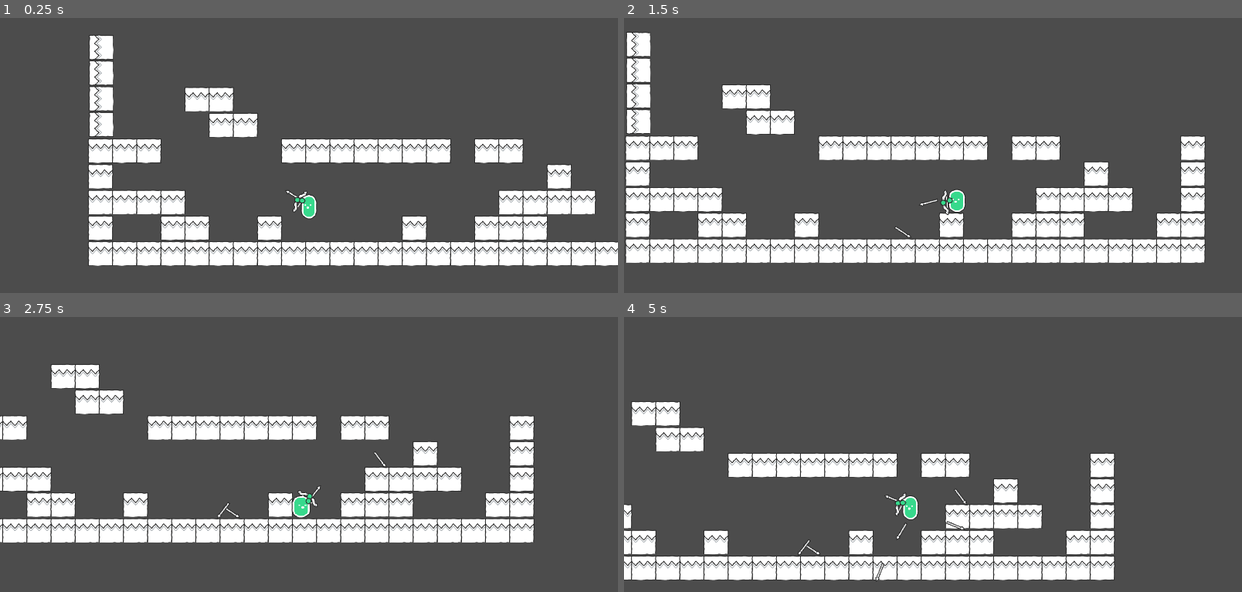
Above: before the commit, frames 1-4 (two rows, left to right).
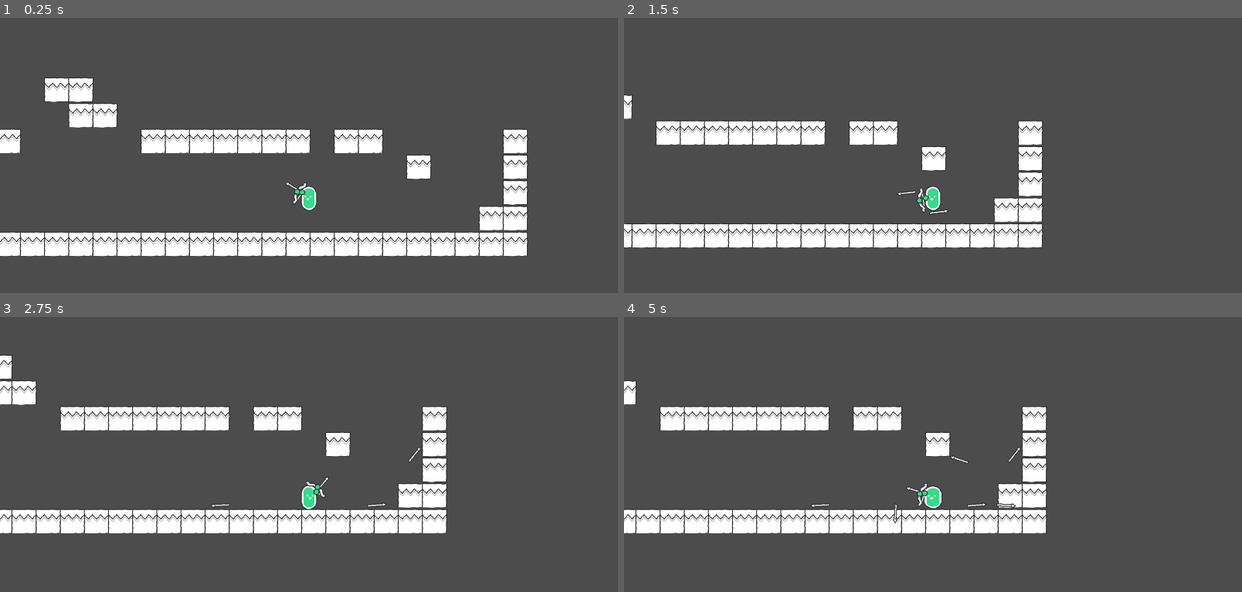
Above: after the commit, the same moments.

Repository: pstupka/scribble-royale
Game: Godot game, scene res://src/levels/Main.tscn
Same seed, same stepped clock (60 frames per second), same inputs: the game is played once before the commit and once after it.
Inputs (mouse positions are in pixels of both pictures, inside the frame that each line leads up to):
- Up to frame 1 (0.25 s): no input
- Up to frame 2 (1.5 s): move the mouse to (1068, 180) at 0.52 s; hold D (move_right) from 0.53 s (still down); tap Space (shoot) at 0.6, 1.35 s; tap W (jump) at 0.77 s; move the mouse to (809, 216) at 1.27 s
- Up to frame 3 (2.75 s): tap W (jump) at 1.52 s; move the mouse to (370, 418) at 2.02 s; release D (move_right) at 2.03 s; hold A (move_left) from 2.03 s (still down); tap Space (shoot) at 2.1 s
- Up to frame 4 (5 s): move the mouse to (902, 570) at 2.77 s; release A (move_left) at 2.78 s; hold D (move_right) 2.78-4.28 s; tap Space (shoot) at 2.85, 3.6, 4.35 s; tap W (jump) at 3.02, 3.77, 4.52 s; move the mouse to (1118, 550) at 3.52 s; move the mouse to (747, 443) at 4.27 s; hold A (move_left) from 4.28 s (still down)

The runs differ from the first frame. In frame 1, 23% of the frame differs, in the area x 0-100%, y 6-91%; in frame 2, 26%, in the area x 0-95%, y 5-90%; in frame 3, 20%; in frame 4, 25%.

Commit message:
Add prototype for Bow

Diff:
--- a/project.godot
+++ b/project.godot
@@ -10,9 +10,13 @@
 
 [application]
 
-config/name="# 177 - Where Is The Target"
+config/name="Scribble Royale"
 run/main_scene="res://src/levels/Main.tscn"
 config/icon="res://icon.png"
+
+[autoload]
+
+Utils="*res://src/globals/utils.gd"
 
 [display]
 
--- a/src/Arrow.gd
+++ b/src/Arrow.gd
@@ -1,23 +1,19 @@
-extends Area2D
+extends RigidBody2D
 
-var shot = false
-var velocity = Vector2(1, 0)
+var contact_point
 
 func _ready() -> void:
-	gravity = gravity * 10
-	$CollisionShape2D.disabled = true
+	pass
 
-func _physics_process(delta: float) -> void:
-	if shot:
-		velocity.y += gravity * delta
-		position += velocity * delta
-		rotation = velocity.angle()
-
-func shoot(vel) -> void:
-	$CollisionShape2D.disabled = false
-	velocity = vel
-	shot = true
-
+func _process(delta: float) -> void:
+	pass
+#	$ArrowSprite.rotation = linear_velocity.angle()
+#	$CollisionShape2D.rotation = linear_velocity.angle()
 
 func _on_Arrow_body_entered(body: Node) -> void:
-	if body.is_in_group("Tile"): set_physics_process(false)
+	set_deferred("mode", RigidBody2D.MODE_STATIC)
+	set_deferred("contact_monitor", false)
+	if (body.is_in_group("Player")):
+		call_deferred("queue_free")
+#	Utils.call_deferred("reparent", self, body)
+#	set_as_toplevel(false)
--- a/src/Arrow.tscn
+++ b/src/Arrow.tscn
@@ -3,18 +3,21 @@
 [ext_resource path="res://src/Arrow.gd" type="Script" id=1]
 [ext_resource path="res://assets/gfx/PNG/item_arrow.png" type="Texture" id=2]
 
-[sub_resource type="RayShape2D" id=1]
-length = 35.0
+[sub_resource type="RectangleShape2D" id=1]
+extents = Vector2( 24.5, 5.5 )
 
-[node name="Arrow" type="Area2D"]
+[node name="Arrow" type="RigidBody2D"]
+collision_layer = 2
+mode = 1
+contacts_reported = 1
+contact_monitor = true
 script = ExtResource( 1 )
 
-[node name="ItemArrow" type="Sprite" parent="."]
+[node name="ArrowSprite" type="Sprite" parent="."]
 texture = ExtResource( 2 )
 
 [node name="CollisionShape2D" type="CollisionShape2D" parent="."]
-position = Vector2( -12, 0 )
-rotation = -1.5708
+position = Vector2( 0.5, -0.5 )
 shape = SubResource( 1 )
 
 [connection signal="body_entered" from="." to="." method="_on_Arrow_body_entered"]
--- a/src/Bow.gd
+++ b/src/Bow.gd
@@ -20,12 +20,12 @@
 	arrow = arrow_scene.instance()
 	$Hand2.add_child(arrow)
 	arrow.position += arrow_offset
+	arrow.mode = RigidBody2D.MODE_STATIC
 	randomize()
 
 
 func _process(delta: float) -> void:
 	look_at(get_global_mouse_position())
-
 	if Input.is_action_just_pressed("shoot"):
 		prepare()
 	if Input.is_action_just_released("shoot"):
@@ -52,7 +52,9 @@
 		var transf : Transform2D = arrow.global_transform
 		arrow.set_as_toplevel(true)
 		arrow.global_transform = transf
-		arrow.shoot(arrow.transform.x * ARROW_VELOCITY * strength)
+		var direction = global_position.direction_to(get_global_mouse_position()).normalized()
+		arrow.mode = RigidBody2D.MODE_RIGID
+		arrow.apply_central_impulse(direction * ARROW_VELOCITY * strength)
 		$Timer.start(0.4)
 		can_shot = false
 
@@ -65,4 +67,5 @@
 	arrow = arrow_scene.instance()
 	$Hand2.add_child(arrow)
 	arrow.position += arrow_offset
+	arrow.mode = RigidBody2D.MODE_STATIC
 	can_shot = true
--- a/src/Bow.tscn
+++ b/src/Bow.tscn
@@ -10,7 +10,7 @@
 [node name="Chord" type="Node2D" parent="."]
 
 [node name="Line2D" type="Line2D" parent="Chord"]
-points = PoolVector2Array( 25, -27, 23, 4, 25, 26 )
+points = PoolVector2Array( 24, -27, 23, 4, 24, 26 )
 width = 2.0
 default_color = Color( 1, 1, 1, 1 )
 
--- a/src/actors/Player.tscn
+++ b/src/actors/Player.tscn
@@ -68,7 +68,8 @@
 "values": [ Vector2( 1, 1 ), Vector2( 1.2, 0.9 ), Vector2( 1, 1 ) ]
 }
 
-[node name="Player" type="KinematicBody2D"]
+[node name="Player" type="KinematicBody2D" groups=["Player"]]
+collision_layer = 4
 script = ExtResource( 4 )
 
 [node name="BodyPivot" type="Node2D" parent="."]
@@ -84,7 +85,6 @@
 
 [node name="Camera2D" type="Camera2D" parent="."]
 current = true
-smoothing_enabled = true
 
 [node name="AnimationPlayer" type="AnimationPlayer" parent="."]
 anims/RESET = SubResource( 2 )
--- /dev/null
+++ b/src/globals/utils.gd
@@ -0,0 +1,6 @@
+extends Node
+
+func reparent(child: Node, new_parent: Node):
+	var old_parent = child.get_parent()
+	old_parent.remove_child(child)
+	new_parent.add_child(child)
--- a/src/levels/Main.tscn
+++ b/src/levels/Main.tscn
@@ -542,10 +542,8 @@
 cell_size = Vector2( 60, 64 )
 cell_custom_transform = Transform2D( 0, 0, 0, 0, 0, 0 )
 format = 1
-tile_data = PoolIntArray( -131074, -1073741814, 0, -65538, - …(312 unchanged characters)… 9, 10, 0, 131093, 10, 0, 262142, 10, 0, 262143, 10, 0, 196608, 10, 0, 196609, 10, 0, 196623, 10, 0, 196624, 10, 0, 196625, 10, 0, 196626, 10, 0, 196629, 10, 0, 327678, 10, 0, 262145, 10, 0, 262146, 10, 0, 262149, 10, 0, 262155, 10, 0, 262158, 10, 0, 262159, 10, 0, 262160, 10, 0, 262164, 10, 0, 262165, 10, 0, 3 …(359 unchanged characters)…
+tile_data = PoolIntArray( -131074, -1073741814, 0, -65538, - …(312 unchanged characters)… 9, 10, 0, 131093, 10, 0, 262142, 10, 0, 196629, 10, 0, 327678, 10, 0, 262164, 10, 0, 262165, 10, 0, 3 …(359 unchanged characters)…
 
 [node name="Player" parent="." instance=ExtResource( 2 )]
-position = Vector2( 430, 208 )
+position = Vector2( 779, 211 )
 DECELERATION = 40
-
-[node name="WorldEnvironment" type="WorldEnvironment" parent="."]
